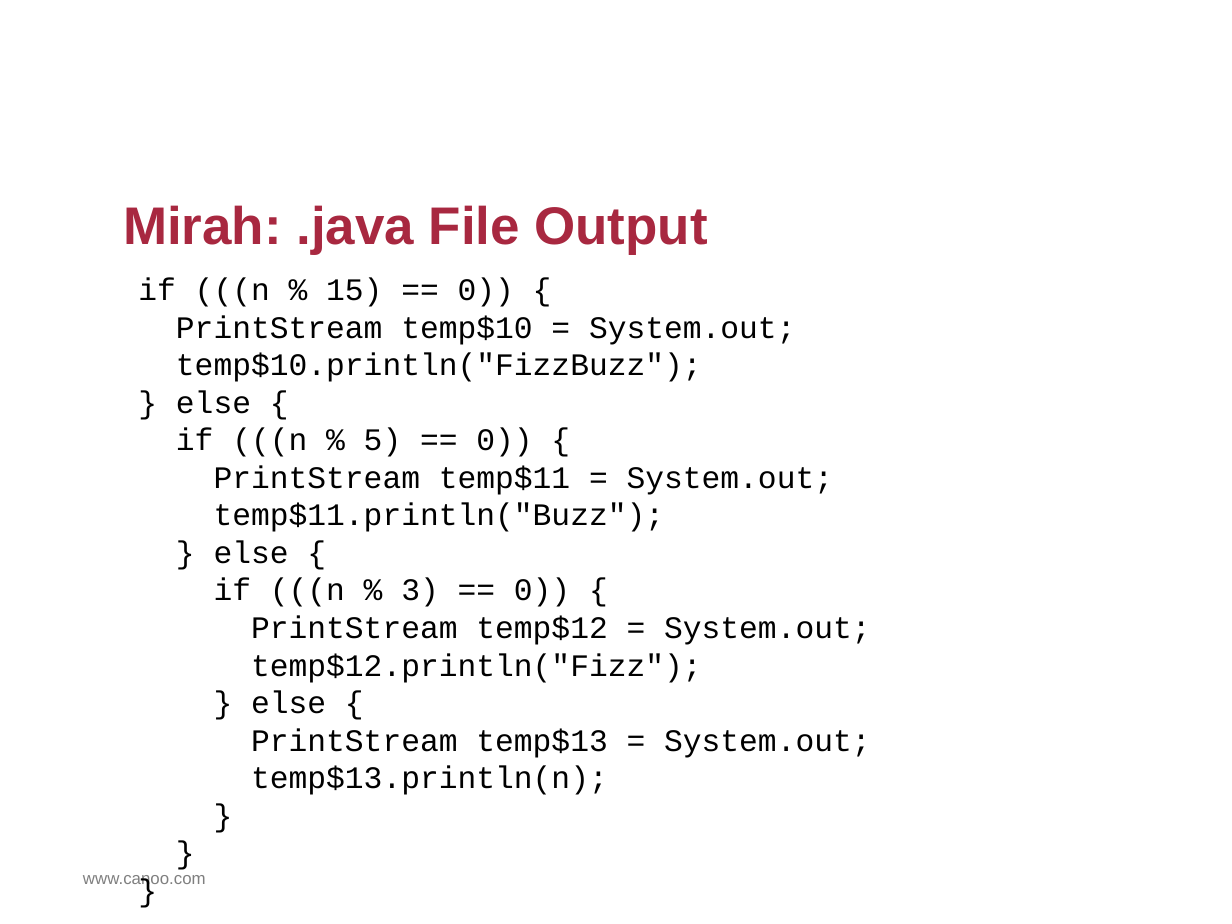
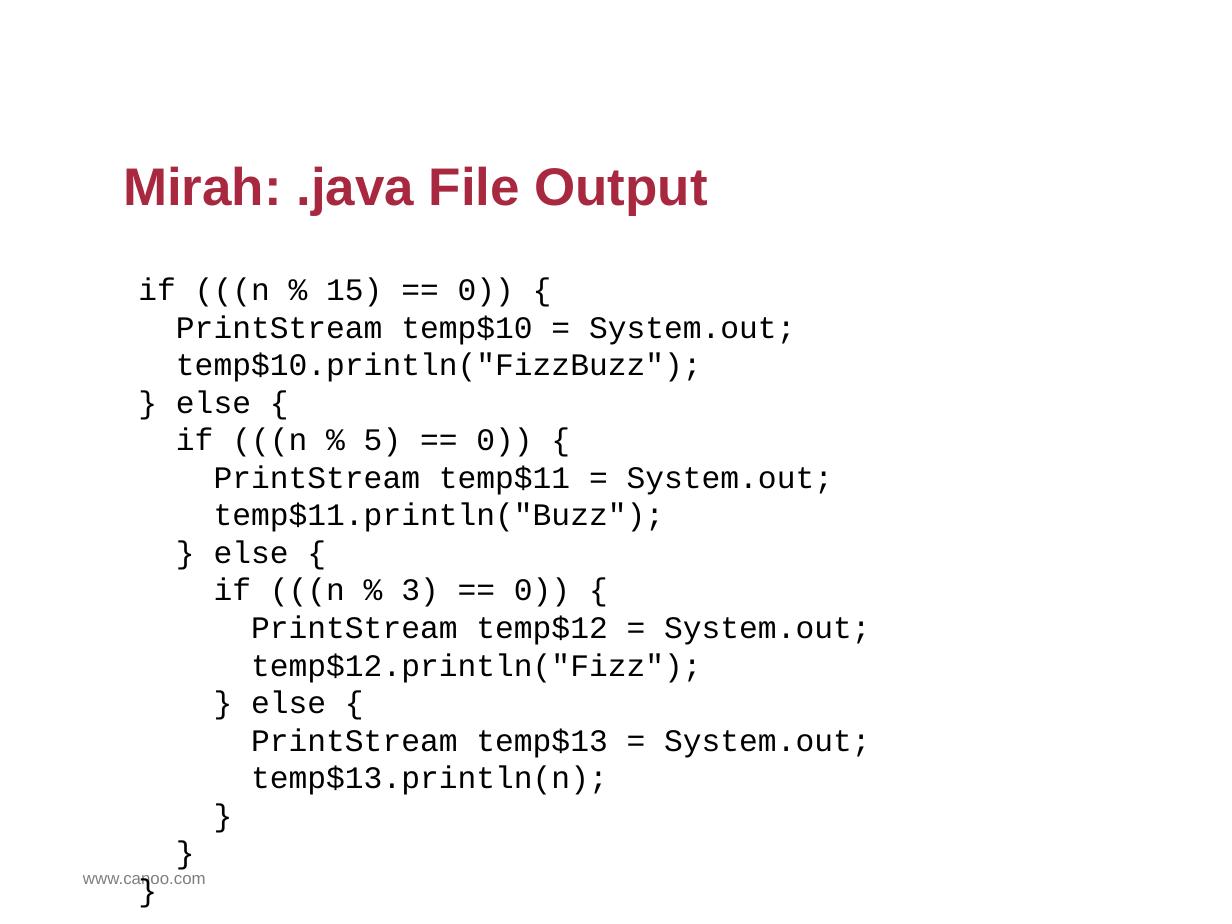
Before and after one commit to HamletDRC/presentations, a slide deck: slide 54 of asttransformations/AstTransformations.odp (slide 52 before the commit). Drawn at 1232x924 pixels with LibreOffice and Linux fonts; fonts in the diff are those of the drawing; background and template pictures are left out. Boxes give left, top, right and bottom in pixels: in the first picture for what was removed or moved away, otherwise in the second. Text is boxed around its words. In the diff, an @@ line names an element or a change of style, - is before the commit and + after.

Commit message:
finished reworking Mirah stuff

```diff
--- a/asttransformations/AstTransformations.odp
+++ b/asttransformations/AstTransformations.odp
@@ title "Mirah: .java File Output": place and size @@
-title "Mirah: .java File Output" at (123, 205, 707, 255)
+title "Mirah: .java File Output" at (123, 166, 707, 216)
```
Also in this commit, not shown: 7 other slides changed, 3 slides added, 7 other files.
